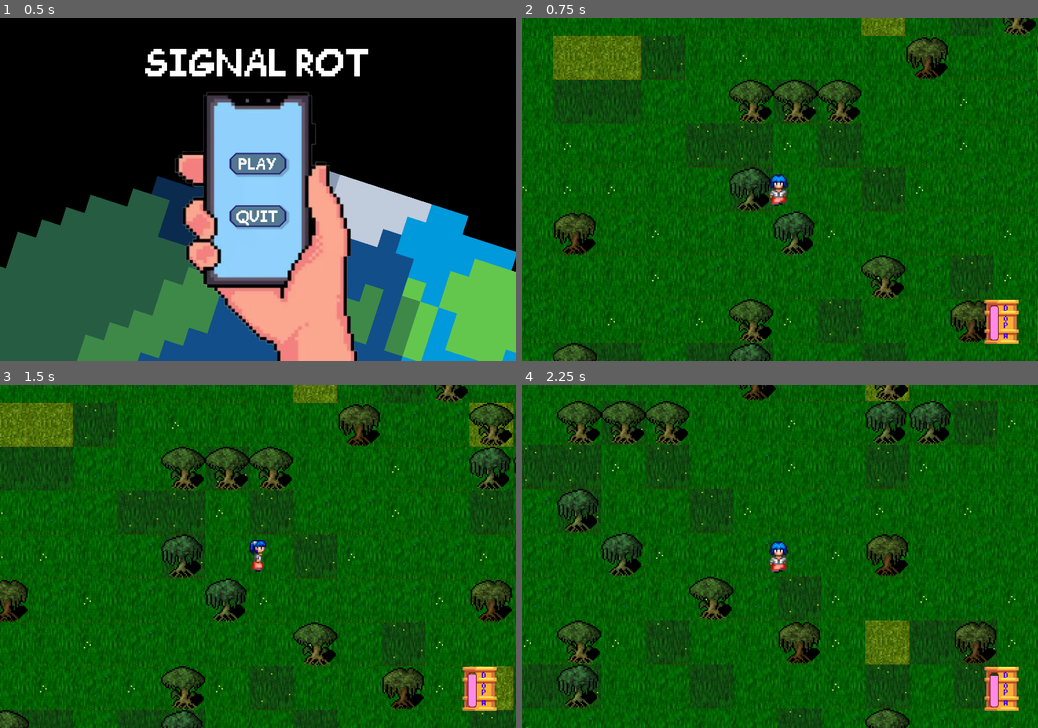
Above: before the commit, frames 1-4 (two rows, left to right).
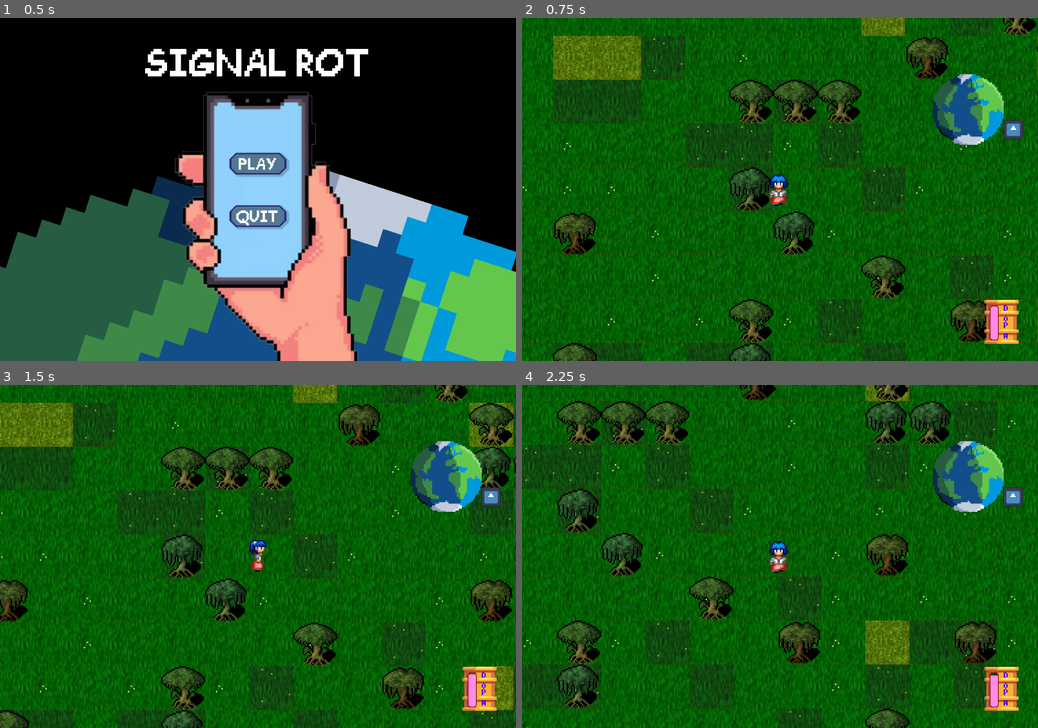
Above: after the commit, the same moments.

Repository: mikowy001/hackaton26
Game: Godot game, scene res://Main_Menu.tscn
Same seed, same stepped clock (60 frames per second), same inputs: the game is played once before the commit and once after it. The engine's default icon, where the game draws it, is replaced by a stand-in: a white triangle on a blue panel in a dark square.
Inputs:
- Up to frame 1 (0.5 s): no input
- Up to frame 2 (0.75 s): click "PLAY" at 0.5 s
- Up to frame 3 (1.5 s): tap Enter at 1.25 s; hold D (move_right) from 1.28 s (still down); tap Space (spacja) at 1.35 s
- Up to frame 4 (2.25 s): release D (move_right) at 2.03 s; hold S (move_down) from 2.03 s (still down); tap Space (spacja) at 2.1 s

Frame 1 is identical in both runs. In frame 2, 2.5% of the frame differs, in the area x 79-98%, y 16-37%; in frame 3, 2.5%; in frame 4, 2.5%, in the area x 79-98%, y 16-85%.

Commit message:
Kompasidło

Diff:
--- a/scenes/Player/Player.tscn
+++ b/scenes/Player/Player.tscn
@@ -4,6 +4,7 @@
 [ext_resource type="Script" uid="uid://cvu1dv7a8rqdq" path="res://scripts/player/player.gd" id="1_ved6o"]
 [ext_resource type="Shader" uid="uid://7ujk612gd6es" path="res://scenes/Player/dopamine.gdshader" id="3_bvqhm"]
 [ext_resource type="PackedScene" uid="uid://ovts6dnrx0w5" path="res://scenes/ui/dopamine_bar.tscn" id="3_ved6o"]
+[ext_resource type="PackedScene" uid="uid://bu1amv7lvxoiy" path="res://scenes/ui/compass.tscn" id="4_xcisb"]
 
 [sub_resource type="AtlasTexture" id="AtlasTexture_h00vy"]
 atlas = ExtResource("1_h00vy")
@@ -200,6 +201,13 @@
 offset_right = 153.0
 offset_bottom = 85.0
 scale = Vector2(0.5, 0.5)
+
+[node name="Compass" parent="Camera2D" unique_id=40836165 instance=ExtResource("4_xcisb")]
+offset_left = 111.00001
+offset_top = -84.0
+offset_right = 111.00001
+offset_bottom = -84.0
+scale = Vector2(0.3, 0.3)
 
 [node name="CanvasGroup" type="CanvasGroup" parent="." unique_id=575651364]
 
--- /dev/null
+++ b/scenes/ui/compass.tscn
@@ -0,0 +1,31 @@
+[gd_scene format=3 uid="uid://bu1amv7lvxoiy"]
+
+[ext_resource type="Texture2D" uid="uid://c8ppae7u7pwnw" path="res://icon.svg" id="1_oectf"]
+[ext_resource type="Script" uid="uid://wsofc6t0chav" path="res://scripts/ui/compass.gd" id="1_qgpxl"]
+[ext_resource type="Texture2D" uid="uid://cfinwu4taopks" path="res://Huberto's Assets/earth.png" id="2_bg58f"]
+
+[node name="Compass" type="Control" unique_id=40836165]
+layout_mode = 3
+anchors_preset = 15
+anchor_right = 1.0
+anchor_bottom = 1.0
+grow_horizontal = 2
+grow_vertical = 2
+script = ExtResource("1_qgpxl")
+
+[node name="ZIME" type="TextureRect" parent="." unique_id=1637376221]
+layout_mode = 1
+anchors_preset = -1
+anchor_right = 0.171
+anchor_bottom = 0.256
+offset_right = -0.25
+texture = ExtResource("2_bg58f")
+
+[node name="Elita" type="TextureRect" parent="ZIME" unique_id=1460719018]
+layout_mode = 0
+offset_left = 209.0
+offset_top = 63.0
+offset_right = 256.0
+offset_bottom = 109.0
+texture = ExtResource("1_oectf")
+expand_mode = 1
--- /dev/null
+++ b/scripts/ui/compass.gd
@@ -0,0 +1,23 @@
+extends Control;
+
+@onready var ziemia: TextureRect = $ZIME;
+@onready var satelita: TextureRect = $ZIME/Elita;
+
+@export var player_path: NodePath = ^"/root/World/Player";
+@onready var player: Node2D = get_node_or_null(player_path) as Node2D;
+
+@export var hotspot_path: NodePath = ^"/root/World/Hotspot";
+@onready var hotspot: Node2D = get_node_or_null(hotspot_path) as Node2D;
+
+@export var orbit_spacing: float = 10.0;
+
+func _process(_delta: float) -> void:
+	if(!player || !hotspot): return;
+
+	var direction := hotspot.global_position - player.global_position;
+	if(direction.length_squared() < 0.0001): return;
+	direction = direction.normalized();
+
+	var center := ziemia.size * 0.5;
+	var radius := maxf(ziemia.size.x, ziemia.size.y) * 0.5 + orbit_spacing + maxf(satelita.size.x, satelita.size.y) * 0.5;
+	satelita.position = center + direction * radius - satelita.size * 0.5;
--- a/scripts/ui/dopamine_bar.gd
+++ b/scripts/ui/dopamine_bar.gd
@@ -4,7 +4,7 @@
 
 var dopamine = 100.0;
 var paused = false;
-var drain_rate = 5.0;
+var drain_rate = 4.2;
 
 func get_dopamine():
 	return dopamine;
Not shown, added: scripts/ui/compass.gd.uid
